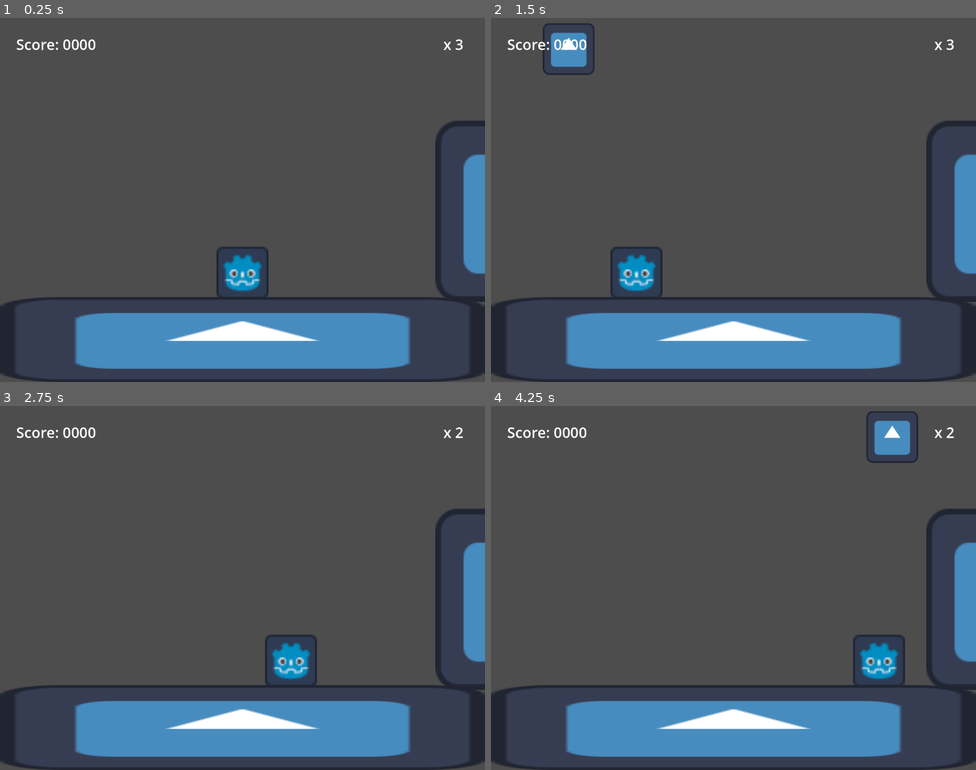
Above: before the commit, frames 1-4 (two rows, left to right).
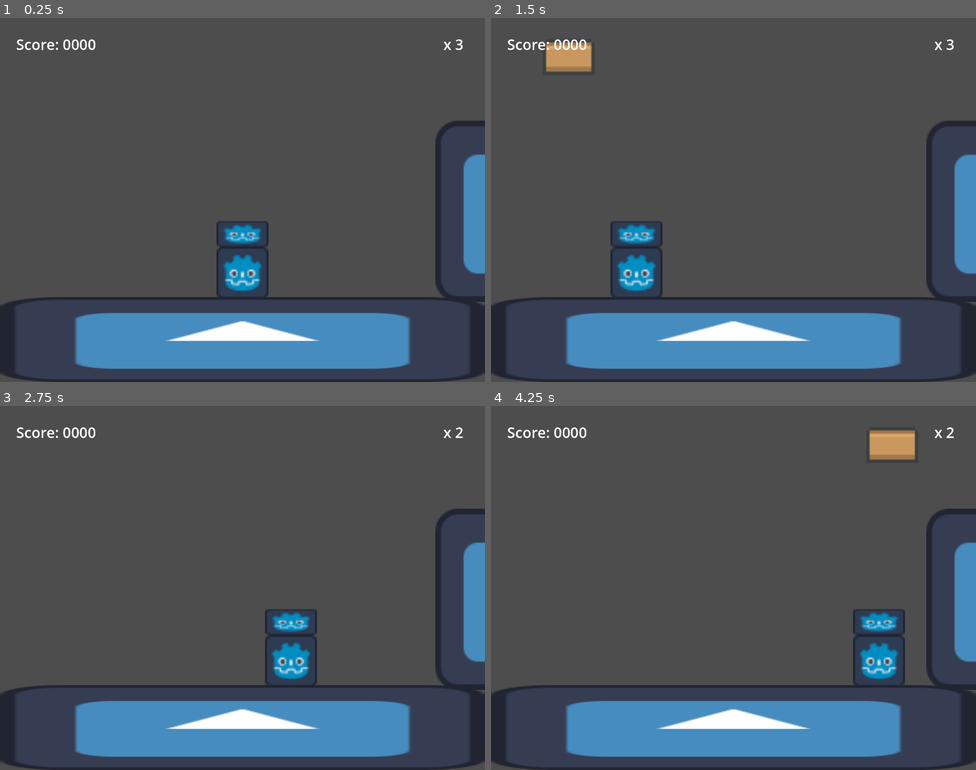
Above: after the commit, the same moments.

Repository: itstaris/amar-nao-eh-pecado
Game: Godot game, scene res://scenes/main.tscn
The game is run twice, just before and just after one commit, with the same random seed, the same clock (stepped at 60 frames per second) and the same inputs. Before the commit the project has no main scene; this scene is started directly in both runs. The engine's default icon, where the game draws it, is replaced by a stand-in: a white triangle on a blue panel in a dark square.
Inputs (mouse positions are in pixels of both pictures, inside the frame that each line leads up to):
- Up to frame 1 (0.25 s): no input
- Up to frame 2 (1.5 s): tap Enter at 0.5 s; move the mouse to (840, 181) at 0.52 s; move the mouse to (636, 218) at 1.27 s
- Up to frame 3 (2.75 s): move the mouse to (291, 507) at 2.02 s
- Up to frame 4 (4.25 s): tap Space at 2.75 s; move the mouse to (709, 660) at 2.77 s; tap Enter at 3.5 s; move the mouse to (879, 642) at 3.52 s

The runs differ from the first frame. In frame 1, 0.7% of the frame differs, in the area x 44-56%, y 55-63%; in frame 2, 1.8%; in frame 3, 0.7%; in frame 4, 1.9%, in the area x 74-89%, y 1-63%.

Commit message:
added box sprite

Diff:
--- a/project.godot
+++ b/project.godot
@@ -11,6 +11,7 @@
 [application]
 
 config/name="Amar nao eh pecado"
+run/main_scene="res://scenes/main.tscn"
 config/features=PackedStringArray("4.3", "Forward Plus")
 config/icon="res://assets/icon.svg"
 
--- a/scenes/box.tscn
+++ b/scenes/box.tscn
@@ -1,10 +1,10 @@
 [gd_scene load_steps=5 format=3 uid="uid://kpipo3jvwqsq"]
 
-[ext_resource type="Texture2D" uid="uid://cteltpaiopbh8" path="res://assets/icon.svg" id="1_vxlkb"]
+[ext_resource type="Texture2D" uid="uid://dvg0s1w5t887j" path="res://assets/boxv2.png" id="1_s1hm5"]
 [ext_resource type="Script" path="res://scripts/area_2d.gd" id="2_pis7s"]
 
 [sub_resource type="RectangleShape2D" id="RectangleShape2D_3ia8o"]
-size = Vector2(128, 121)
+size = Vector2(128, 86)
 
 [sub_resource type="RectangleShape2D" id="RectangleShape2D_egvfp"]
 size = Vector2(99, 13)
@@ -12,10 +12,11 @@
 [node name="box" type="RigidBody2D"]
 
 [node name="Sprite2D" type="Sprite2D" parent="."]
-texture = ExtResource("1_vxlkb")
+scale = Vector2(4, 4)
+texture = ExtResource("1_s1hm5")
 
 [node name="CollisionShape2D" type="CollisionShape2D" parent="."]
-position = Vector2(0, 1.5)
+position = Vector2(0, 19)
 shape = SubResource("RectangleShape2D_3ia8o")
 
 [node name="Area2D" type="Area2D" parent="." groups=["base"]]
--- a/scenes/player.tscn
+++ b/scenes/player.tscn
@@ -36,7 +36,7 @@
 position = Vector2(0, 64)
 scale = Vector2(4, 4)
 sprite_frames = SubResource("SpriteFrames_2loqo")
-animation = &"Idle"
+animation = &"1_caixa"
 offset = Vector2(0, -24)
 
 [node name="Area2D_0" type="Area2D" parent="." groups=["player"]]
Binary file added: assets/boxv1.png
Not shown, added: assets/boxv1.png.import
Binary file added: assets/boxv2.png
Not shown, added: assets/boxv2.png.import
